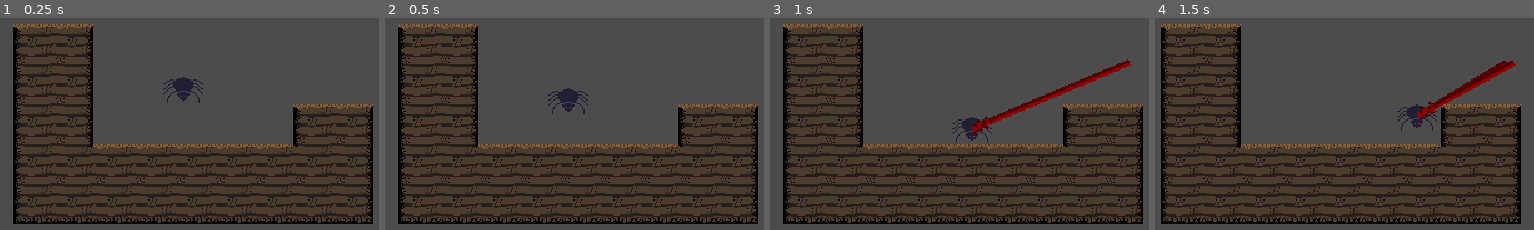
Above: before the commit, frames 1-4 (left to right).
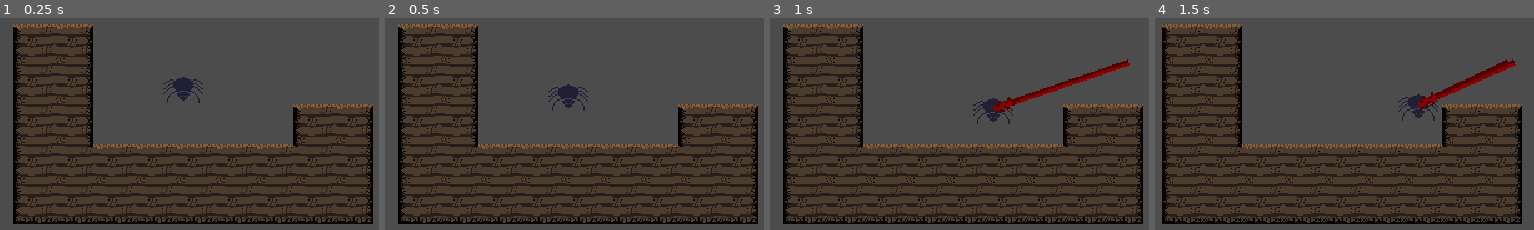
Above: after the commit, the same moments.

Repository: Heckin-Doggo/gmtk-game
Game: Godot game, scene res://levels/TestLevel.tscn
The game is run twice, just before and just after one commit, with the same random seed, the same clock (stepped at 60 frames per second) and the same inputs.
Inputs (mouse positions are in pixels of both pictures, inside the frame that each line leads up to):
- Up to frame 1 (0.25 s): no input
- Up to frame 2 (0.5 s): no input
- Up to frame 3 (1 s): move the mouse to (1130, 62) at 0.52 s; click (1130, 62) at 0.67 s
- Up to frame 4 (1.5 s): move the mouse to (1515, 62) at 1.27 s; click (1515, 62) at 1.42 s

Frame 1 is identical in both runs. In frame 2, 0.4% of the frame differs, in the area x 43-54%, y 31-46%; in frame 3, 2.8%; in frame 4, 10%, in the area x 1-97%, y 2-98%.

Commit message:
even better hooks

Diff:
--- a/game/Player.gd
+++ b/game/Player.gd
@@ -3,8 +3,6 @@
 var Web = preload("res://scenes/Webshot.tscn")
 #the directions of the strings
 var webhooks = []
-
-export var DAMP = 0.9
 
 func _physics_process(delta):
 	var velocity = Vector2.ZERO
@@ -17,8 +15,9 @@
 		#adds that vector to the velocity
 		velocity = velocity + pull * 3
 
-	print(velocity)
-	set_applied_force(velocity)
+	var damp = get_linear_velocity() * -0.9
+
+	set_applied_force((velocity + damp) * 2)
 
 #Adds a line2d webhook and adds it to the array of current webhooks
 func shoot_web(hook_position):
